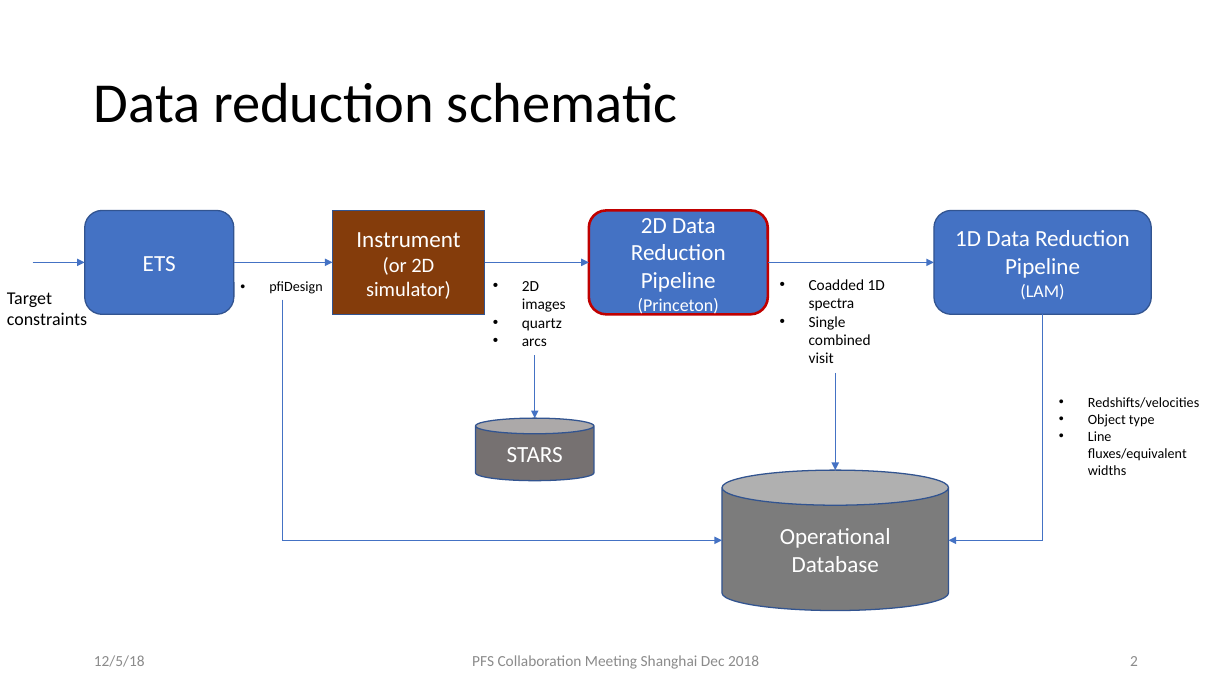
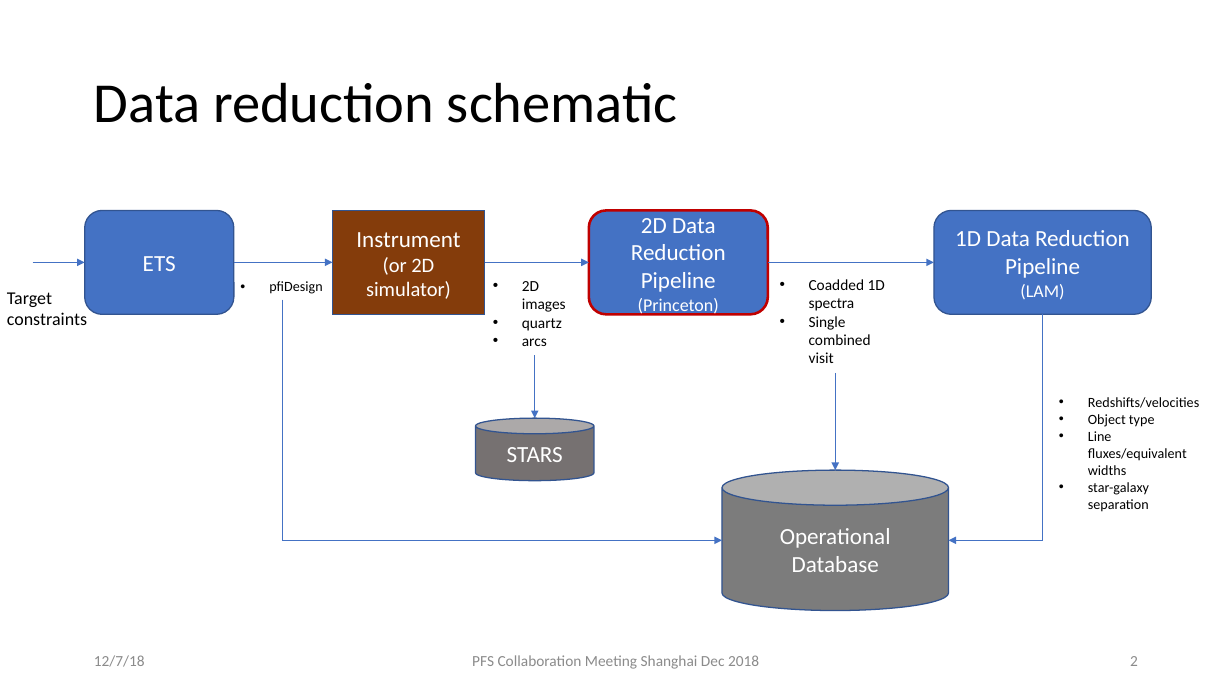
Before and after one commit to hassanxp/Shanghai2018, a slide deck: slide 2 of presentation-drp-plan/2DDRP-PresentationShanghai2018.pptx. Drawn at 1232x693 pixels with LibreOffice and Linux fonts; fonts in the diff are those of the drawing. Boxes give left, top, right and bottom in pixels: in the first picture for what was removed or moved away, otherwise in the second. Text is boxed around its words. In the diff, an @@ line names an element or a change of style, - is before the commit and + after.

```diff
--- a/presentation-drp-plan/2DDRP-PresentationShanghai2018.pptx
+++ b/presentation-drp-plan/2DDRP-PresentationShanghai2018.pptx
@@ text at [1088, 482, 1149, 512]: paragraph added @@
+• star-galaxy separation
@@ text at [94, 655, 145, 667]: text changed @@
-12/5/18
+12/7/18
```
Also in this commit, not shown: 11 other slides changed, 1 other file.
